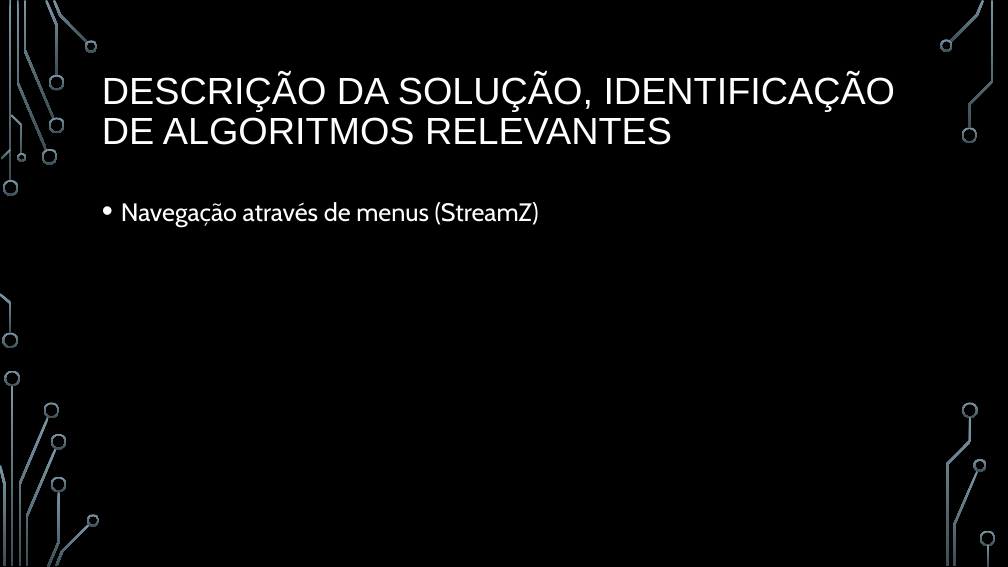
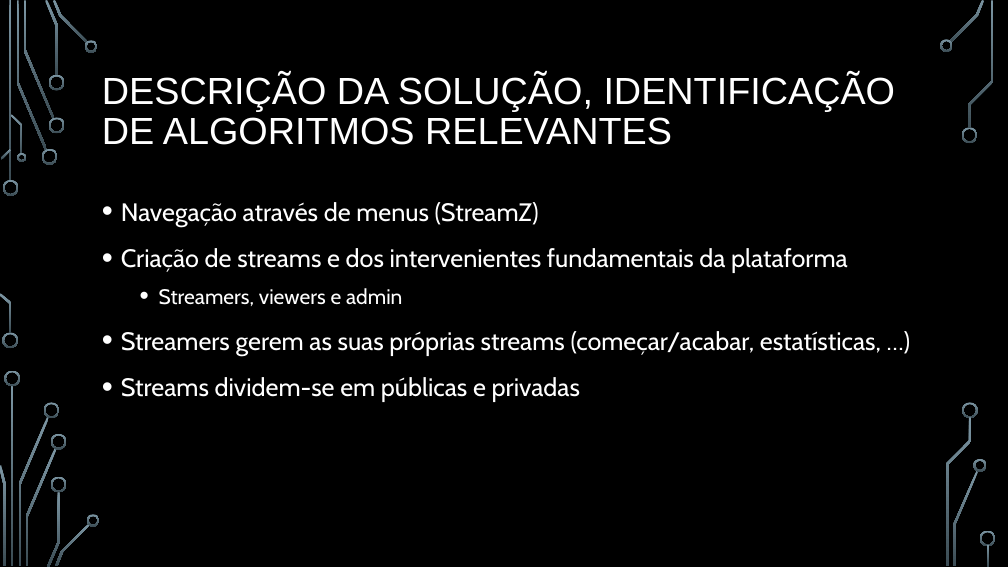
Before and after one commit to BrunoRosendo/StreamZ-AEDA-proj-, a slide deck: slide 4 of StreamZ.pptx. Drawn at 1008x567 pixels with LibreOffice and Linux fonts; fonts in the diff are those of the drawing; background and template pictures are left out. Boxes give left, top, right and bottom in pixels: in the first picture for what was removed or moved away, otherwise in the second. Text is boxed around its words. In the diff, an @@ line names an element or a change of style, - is before the commit and + after.

```diff
--- a/StreamZ.pptx
+++ b/StreamZ.pptx
@@ text at [121, 248, 881, 402]: paragraphs added @@
+• Criação de streams e dos intervenientes fundamentais da plataforma
+  • Streamers, viewers e admin
+• Streamers gerem as suas próprias streams (começar/acabar, estatísticas, …)
+• Streams dividem-se em públicas e privadas
```
Also in this commit, not shown: 4 other slides changed, 2 slides added, 1 slide removed.
